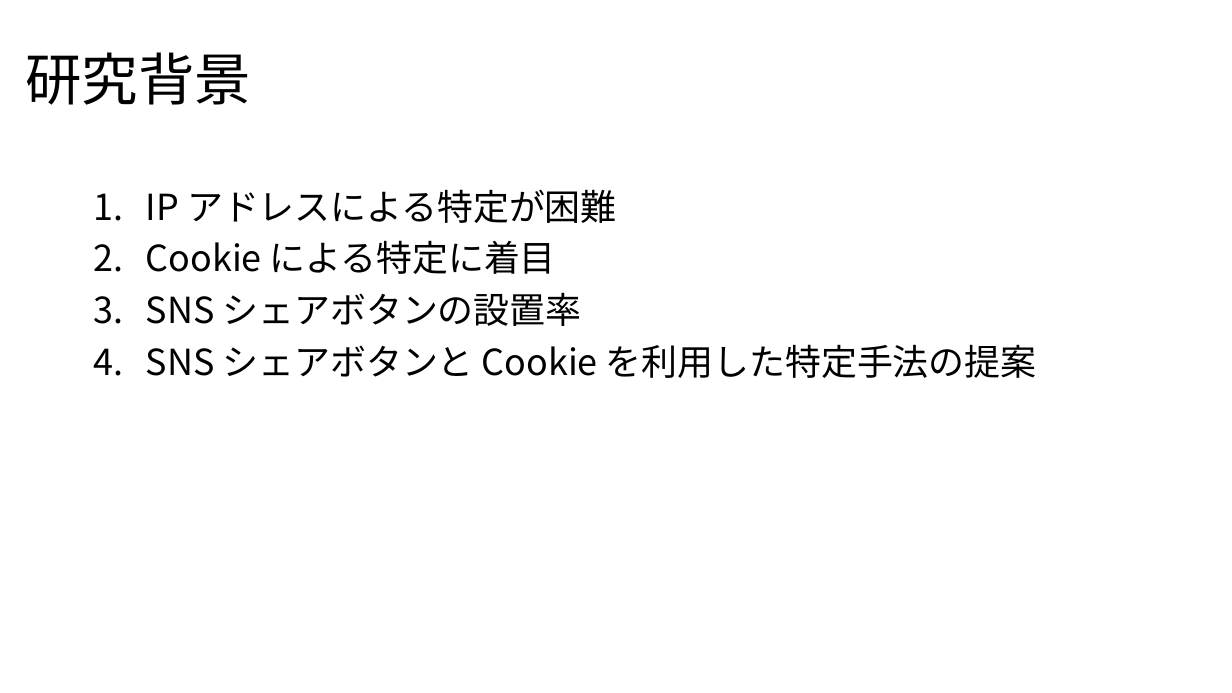
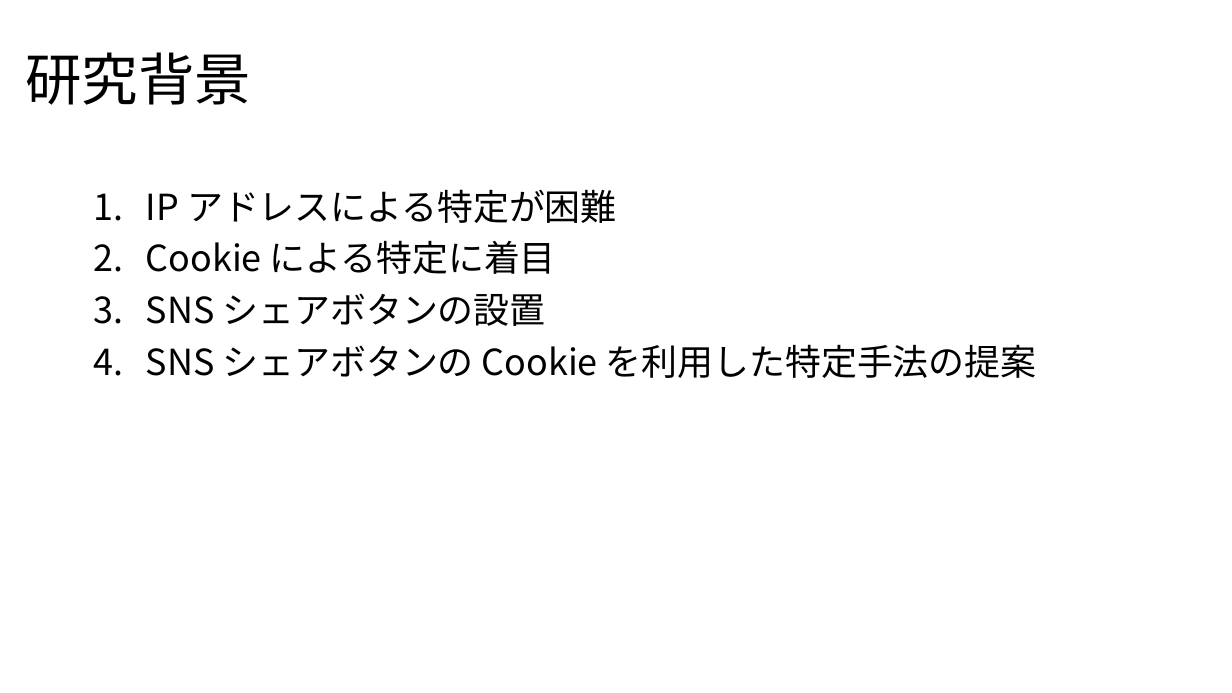
Before and after one commit to noraworld/graduation-thesis, a slide deck: slide 3 of presentation_slides.pptx. Drawn at 1232x693 pixels with LibreOffice and Linux fonts; fonts in the diff are those of the drawing. Boxes give left, top, right and bottom in pixels: in the first picture for what was removed or moved away, otherwise in the second. Text is boxed around its words. In the diff, an @@ line names an element or a change of style, - is before the commit and + after.

```diff
--- a/presentation_slides.pptx
+++ b/presentation_slides.pptx
@@ text at [146,293,1037,378]: text changed @@
-3. SNS シェアボタンの設置率
-4. SNS シェアボタンと Cookie を利用した特定手法の提案
+3. SNS シェアボタンの設置
+4. SNS シェアボタンの Cookie を利用した特定手法の提案
```
Also in this commit, not shown: 5 other slides changed, 2 slides added, 1 other file.
